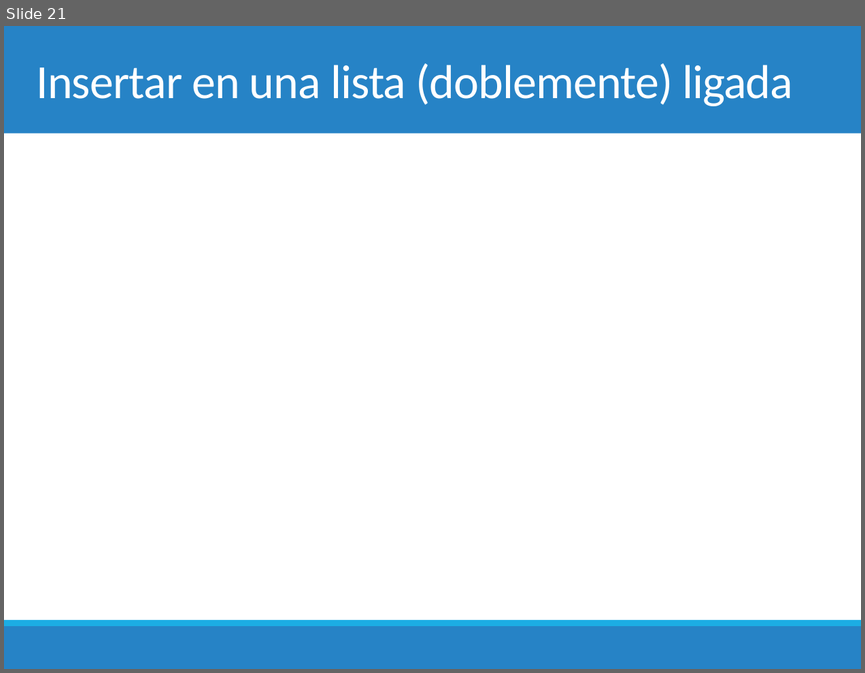
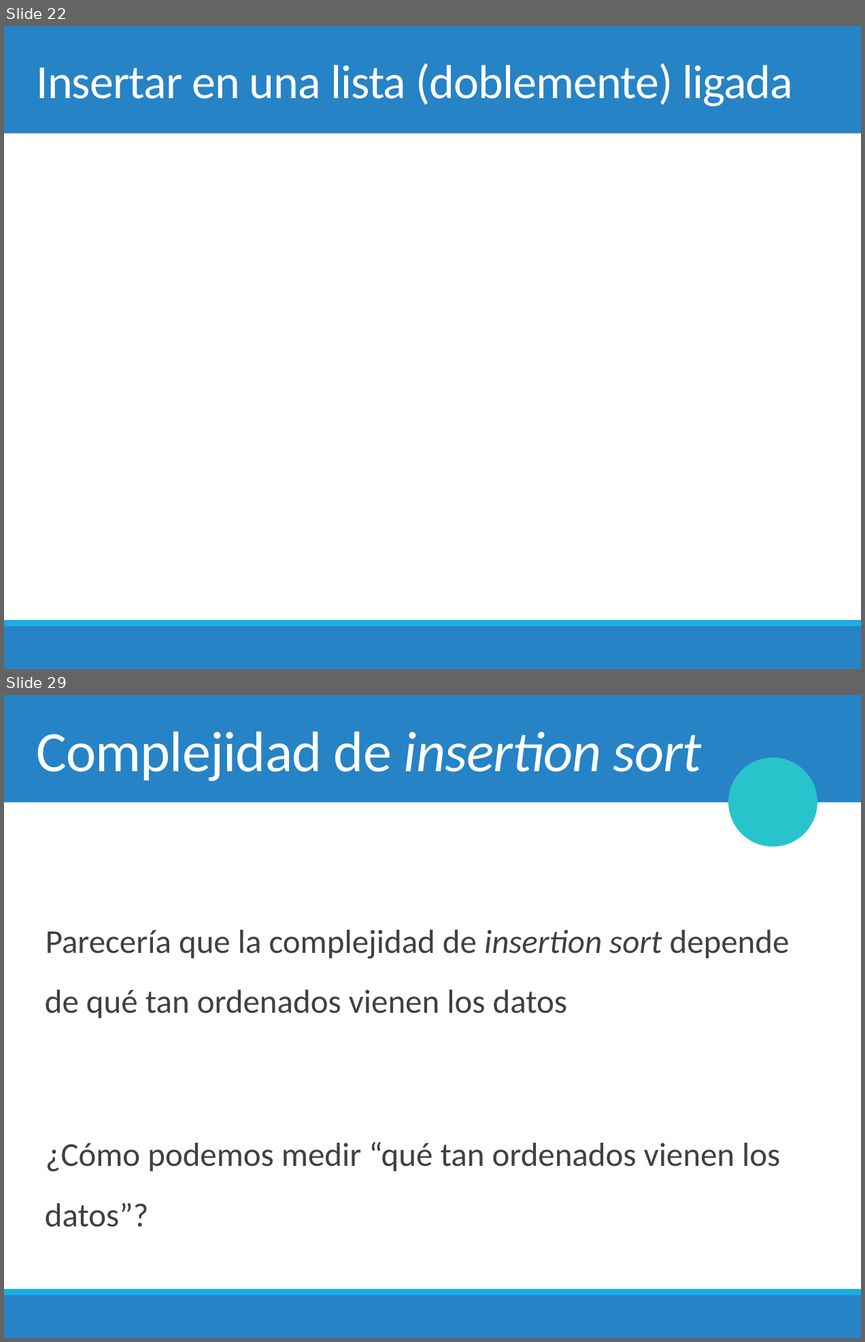
Before and after one commit to chris-carstens/2020-2, a slide deck: Clases/01 - Selection & Insertion sort/01. Selection & Insertion sort.pptx. Shown one above the other, each under a label of ours: slide 21 before the commit, slides 22 and 29 after it; the slides between them are not shown. The pictures are 865x673 and 865x1342 pixels, drawn with LibreOffice and Linux fonts; fonts in the diff are those of the drawing; grey boxes stand for pictures; background and template pictures are left out. Boxes give left, top, right and bottom in pixels: in the first picture for what was removed or moved away, otherwise in the second. Text is boxed around its words. In the diff, an @@ line names an element or a change of style, - is before the commit and + after.

Commit message:
Selection sort

```diff
--- a/Clases/01 - Selection & Insertion sort/01. Selection & Insertion sort.pptx
+++ b/Clases/01 - Selection & Insertion sort/01. Selection & Insertion sort.pptx
@@ slide 29 added at [4, 695, 861, 1338], background #FFFFFF; not listed: 3 template elements that a slide beside it also shows @@
@@ title added at [36, 731, 702, 781], 48 pt, text #FFFFFF @@
+Complejidad de insertion sort
@@ ellipse added at [730, 758, 816, 845], fill #28C4CC, outline #28C4CC 2 pt @@
@@ text added at [45, 930, 789, 1227], 28 pt, text #404040 @@
+  Parecería que la complejidad de insertion sort depende de qué tan ordenados vienen los datos
+  ¿Cómo podemos medir “qué tan ordenados vienen los datos”?
@@ what was slide 21 is now slide 22 @@
```
Also in this commit, not shown: 3 slides changed, 15 other slides added, 1 other file.
